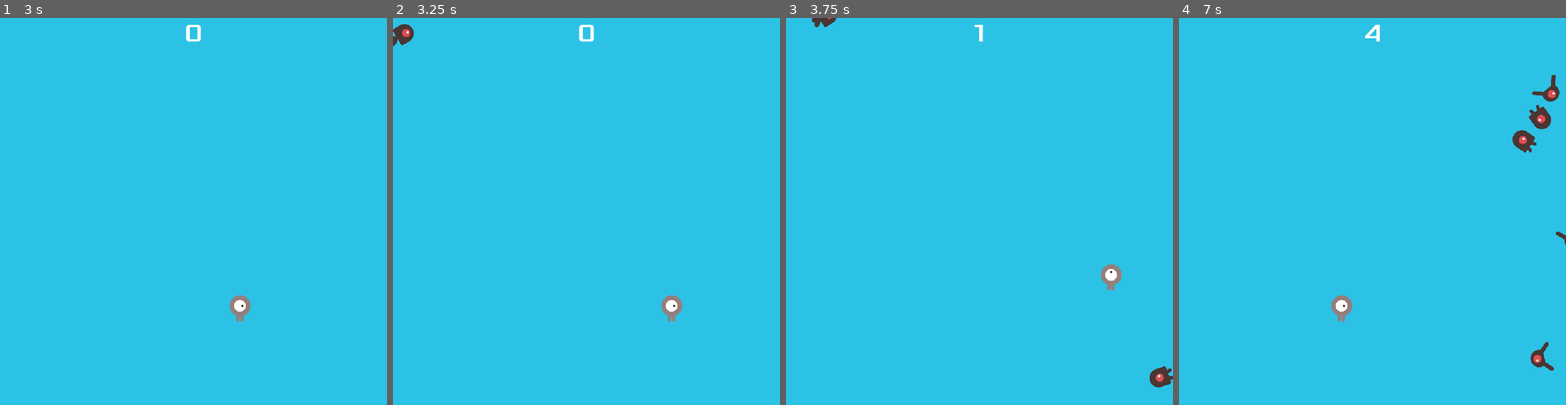
Above: before the commit, frames 1-4 (left to right).
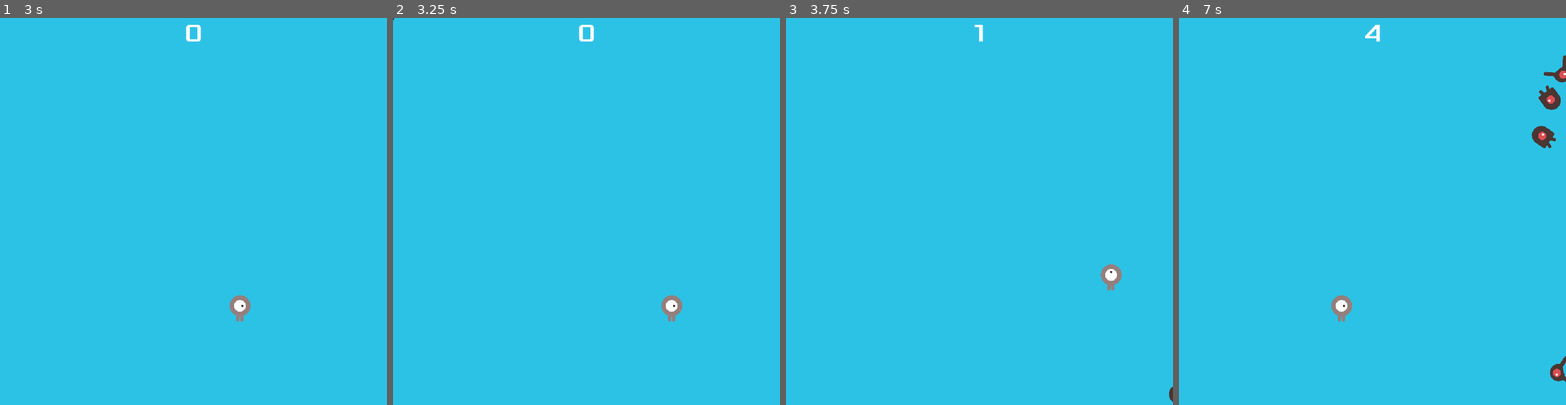
Above: after the commit, the same moments.

Repository: FightKnight441/godot_2D_tutorial
Game: Godot game, scene res://main.tscn
Same seed, same stepped clock (60 frames per second), same inputs: the game is played once before the commit and once after it.
Inputs:
- Up to frame 1 (3 s): click "START" at 0.5 s; tap Enter at 1.25 s; hold D (move_right) 1.28-2.03 s; hold S (move_down) 2.03-2.78 s; hold D (move_right) from 2.78 s (still down)
- Up to frame 2 (3.25 s): keep holding D (move_right)
- Up to frame 3 (3.75 s): release D (move_right) at 3.53 s; hold W (move_up) from 3.53 s (still down)
- Up to frame 4 (7 s): release W (move_up) at 4.28 s; hold A (move_left) 4.28-5.78 s; hold S (move_down) 5.78-6.53 s; hold D (move_right) from 6.53 s (still down)

Frame 1 is identical in both runs. In frame 2, 0.2% of the frame differs, in the area x 0-6%, y 0-8%; in frame 3, 0.4%; in frame 4, 1.5%, in the area x 86-100%, y 9-95%.

Commit message:
corrected function, renamed function for clarity

Diff:
--- a/tutorial/main.gd
+++ b/tutorial/main.gd
@@ -4,7 +4,7 @@
 var score
 
 func _ready():
-	$MobPath.draw_around_screen()
+	$MobPath.draw_beyond_screen()
 
 func game_over():
 	$ScoreTimer.stop()
@@ -49,7 +49,6 @@
 	# Spawn the mob by adding it to the Main scene.
 	add_child(mob)
 
-
 func _on_score_timer_timeout():
 	score += 1
 	$HUD.update_score(score)
--- a/tutorial/mob_path.gd
+++ b/tutorial/mob_path.gd
@@ -1,16 +1,18 @@
 extends Path2D
 
-func draw_around_screen():
+func draw_beyond_screen():
 	var viewport = get_viewport_rect()
 
-	var top_left = viewport.position
+	var offset = 50
+
+	var top_left = Vector2((viewport.position.x - offset), (viewport.position.y - offset))
 	print(top_left)
-	var top_right = Vector2(viewport.end.x,viewport.position.y)
-	print(top_left)
-	var bottom_right = viewport.end
-	print(top_left)
-	var bottom_left = Vector2(viewport.position.x, viewport.end.y)
-	print(top_left)
+	var top_right = Vector2((viewport.end.x + offset),(viewport.position.y - offset))
+	print(top_right)
+	var bottom_right = Vector2(viewport.end.x + offset, viewport.end.y + offset)
+	print(bottom_right)
+	var bottom_left = Vector2(viewport.position.x - offset , viewport.end.y + offset)
+	print(bottom_left)
 
 	curve.set_point_position(0, top_left)
 	curve.set_point_position(1, top_right)
